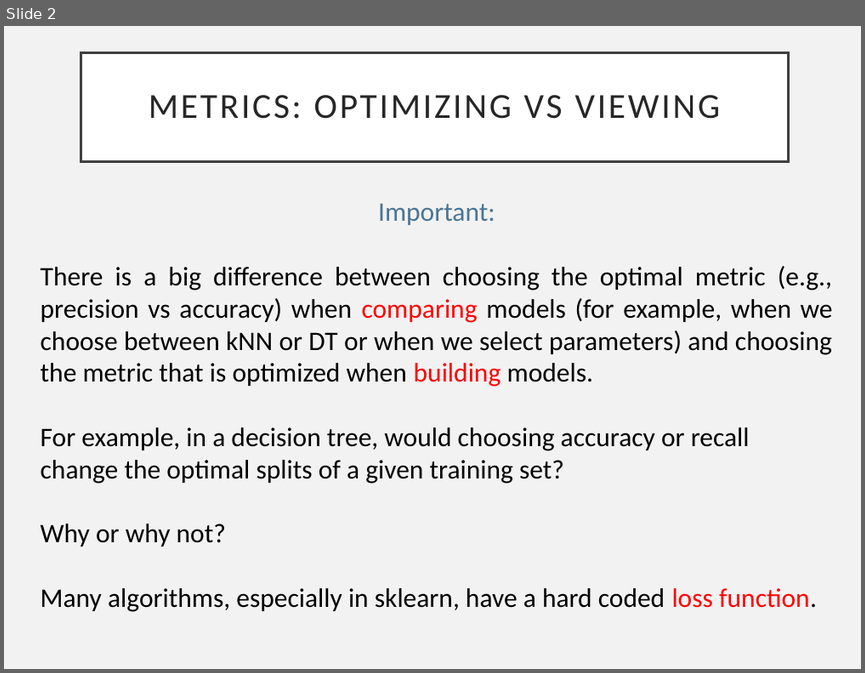
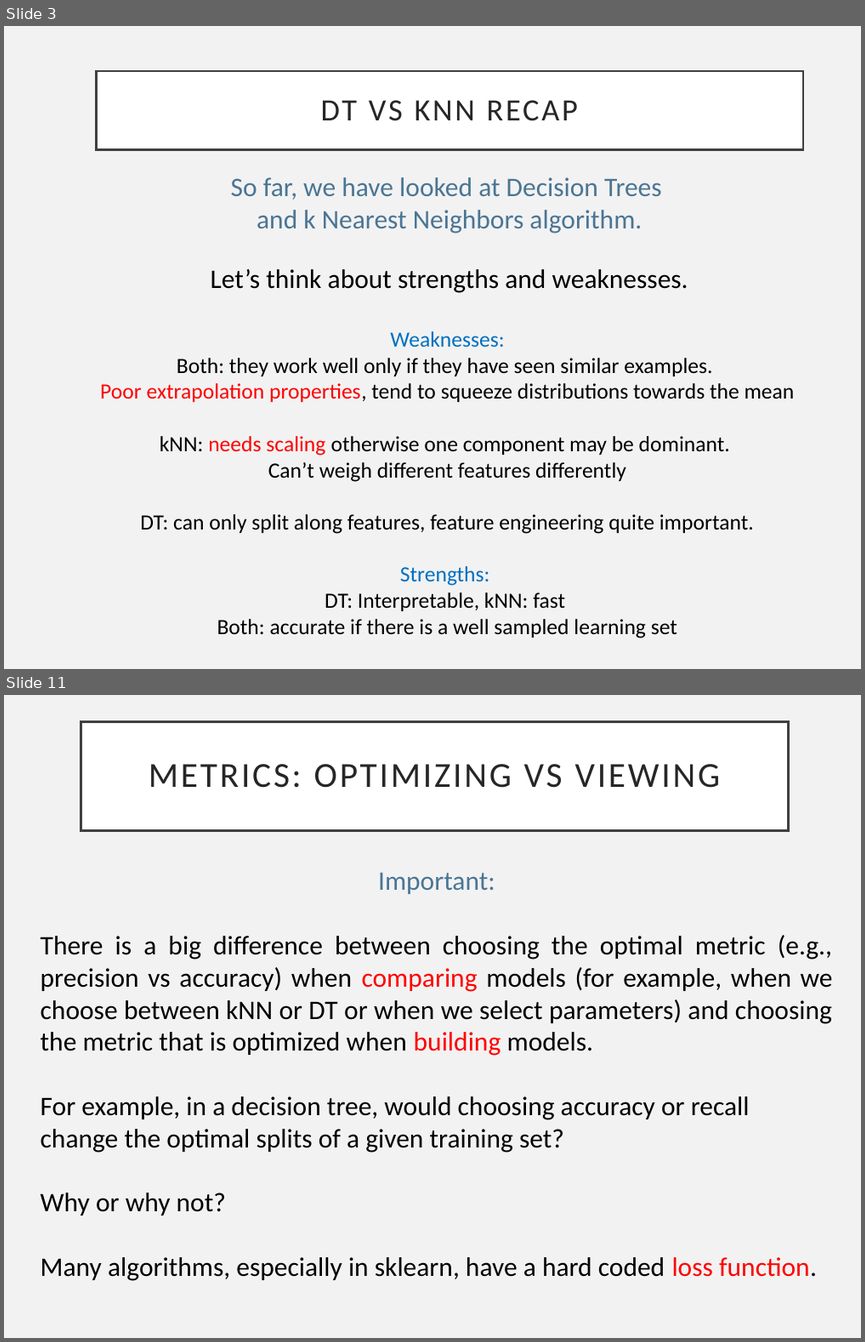
Before and after one commit to VaticanObsSummerSchool2023/lectures, a slide deck: VOSS_Diagnostics.pptx. Shown one above the other, each under a label of ours: slide 2 before the commit, slides 3 and 11 after it; the slides between them are not shown. The pictures are 865x673 and 865x1342 pixels, drawn with LibreOffice and Linux fonts; fonts in the diff are those of the drawing. Boxes give left, top, right and bottom in pixels: in the first picture for what was removed or moved away, otherwise in the second. Text is boxed around its words. In the diff, an @@ line names an element or a change of style, - is before the commit and + after.

```diff
--- a/VOSS_Diagnostics.pptx
+++ b/VOSS_Diagnostics.pptx
@@ slide 3 added at (4, 26, 861, 669), background #F2F2F2 @@
@@ title added at (96, 71, 803, 149), fill #FFFFFF, outline #404040 2.5 pt, 37 pt, text #262626 @@
+DT VS KNN RECAP
@@ text added at (231, 177, 662, 233), 32 pt, text #4A7594 @@
+So far, we have looked at Decision Trees
+and k Nearest Neighbors algorithm.
@@ text added at (211, 269, 688, 293), 32 pt, text #000000 @@
+Let’s think about strengths and weaknesses.
@@ text added at (100, 331, 794, 638), 26 pt, text #000000 @@
+Weaknesses:
+Both: they work well only if they have seen similar examples.
+Poor extrapolation properties, tend to squeeze distributions towards the mean
+kNN: needs scaling otherwise one component may be dominant.
+Can’t weigh different features differently
+DT: can only split along features, feature engineering quite important.
+Strengths:
+DT: Interpretable, kNN: fast
+Both: accurate if there is a well sampled learning set
@@ what was slide 2 is now slide 11 @@
```
Also in this commit, not shown: 18 other slides added, 1 other file.
